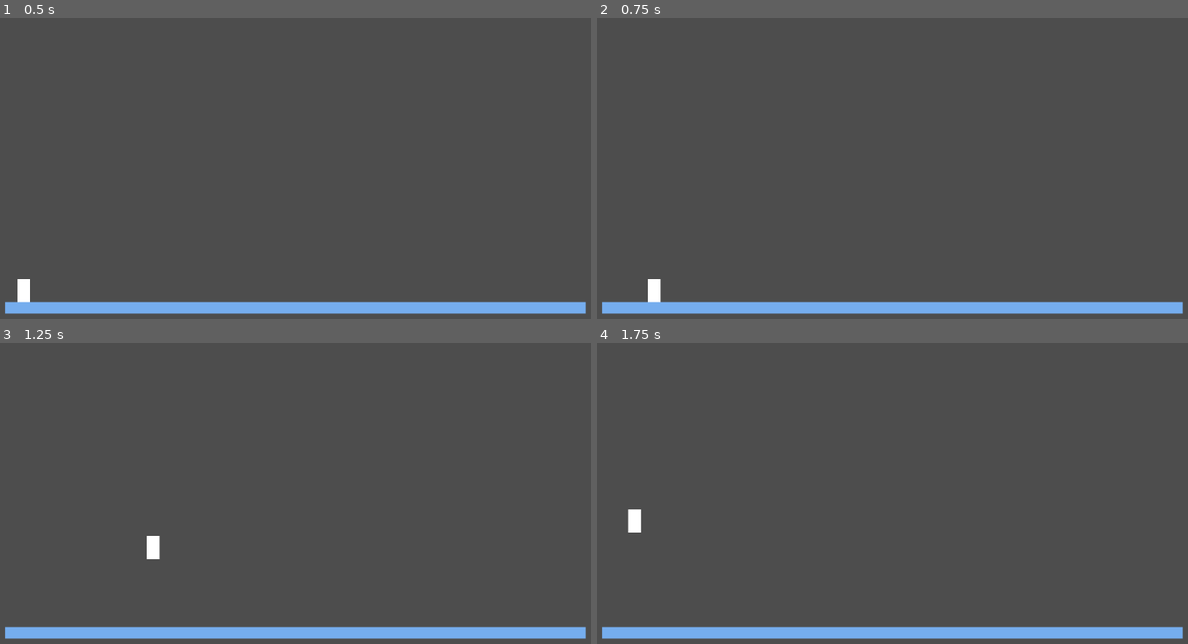
Above: before the commit, frames 1-4 (two rows, left to right).
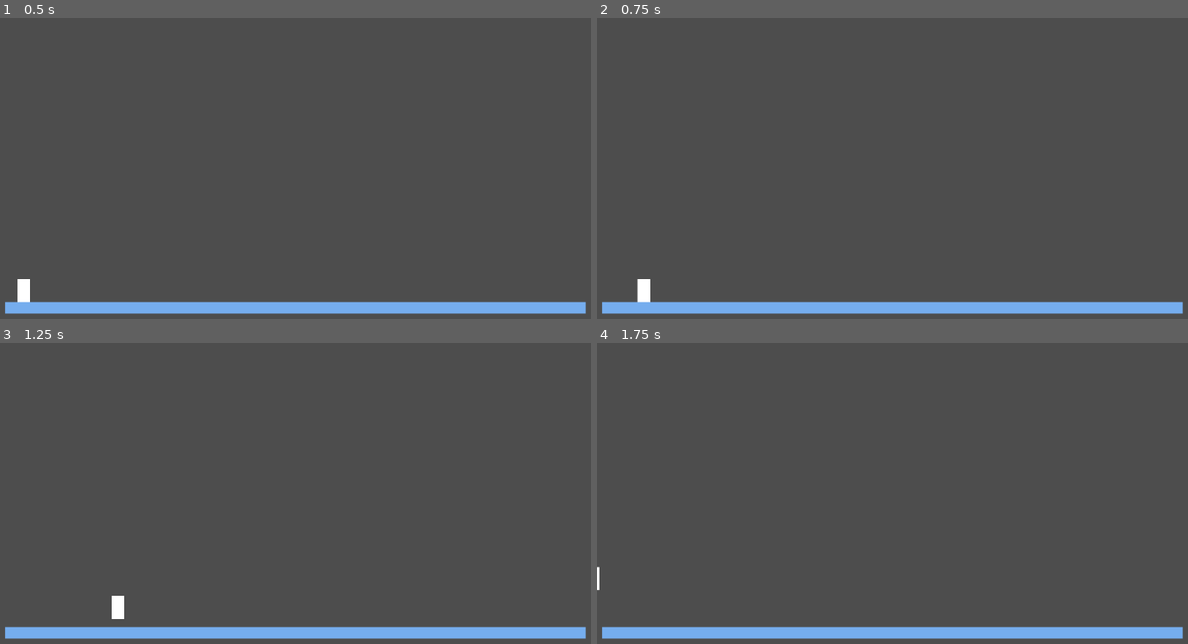
Above: after the commit, the same moments.

Repository: Samanagos/firefighting-game
Game: Godot game, scene res://scenes/Main.tscn
The game is run twice, just before and just after one commit, with the same random seed, the same clock (stepped at 60 frames per second) and the same inputs.
Inputs (mouse positions are in pixels of both pictures, inside the frame that each line leads up to):
- Up to frame 1 (0.5 s): no input
- Up to frame 2 (0.75 s): tap Enter at 0.5 s; move the mouse to (1075, 186) at 0.52 s; press the mouse at (1075, 186) at 0.53 s; hold D (move_right) from 0.53 s (still down)
- Up to frame 3 (1.25 s): keep holding D (move_right); tap Space (move_jump) at 0.77 s
- Up to frame 4 (1.75 s): move the mouse to (797, 547) at 1.27 s; release D (move_right) at 1.28 s; release the mouse at (797, 547) at 1.28 s; hold A (move_left) from 1.28 s (still down); tap Shift (dash) at 1.35 s; tap Space (move_jump) at 1.52 s; click (797, 547) at 1.55 s

Frame 1 is identical in both runs. In frame 2, 0.3% of the frame differs, in the area x 6-11%, y 86-95%; in frame 3, 0.3%, in the area x 18-28%, y 64-92%; in frame 4, 0.2%.

Commit message:
spray function

Diff:
--- a/scripts/player.gd
+++ b/scripts/player.gd
@@ -28,4 +28,6 @@
 
 func hose_spray(delta: float):
 	var mouse_position = get_viewport().get_mouse_position()
-	print(mouse_position)
+	var spray_direction = (mouse_position - global_position).normalized()
+	apply_central_force(-spray_direction * 5000)
+	print(spray_direction)
